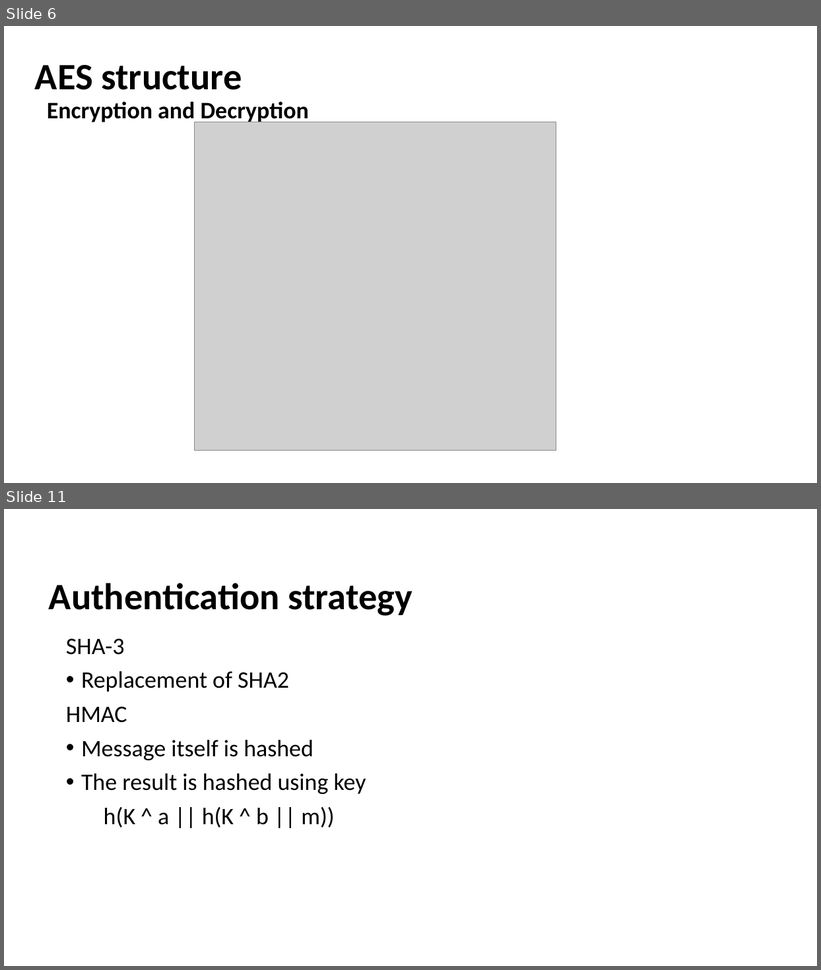
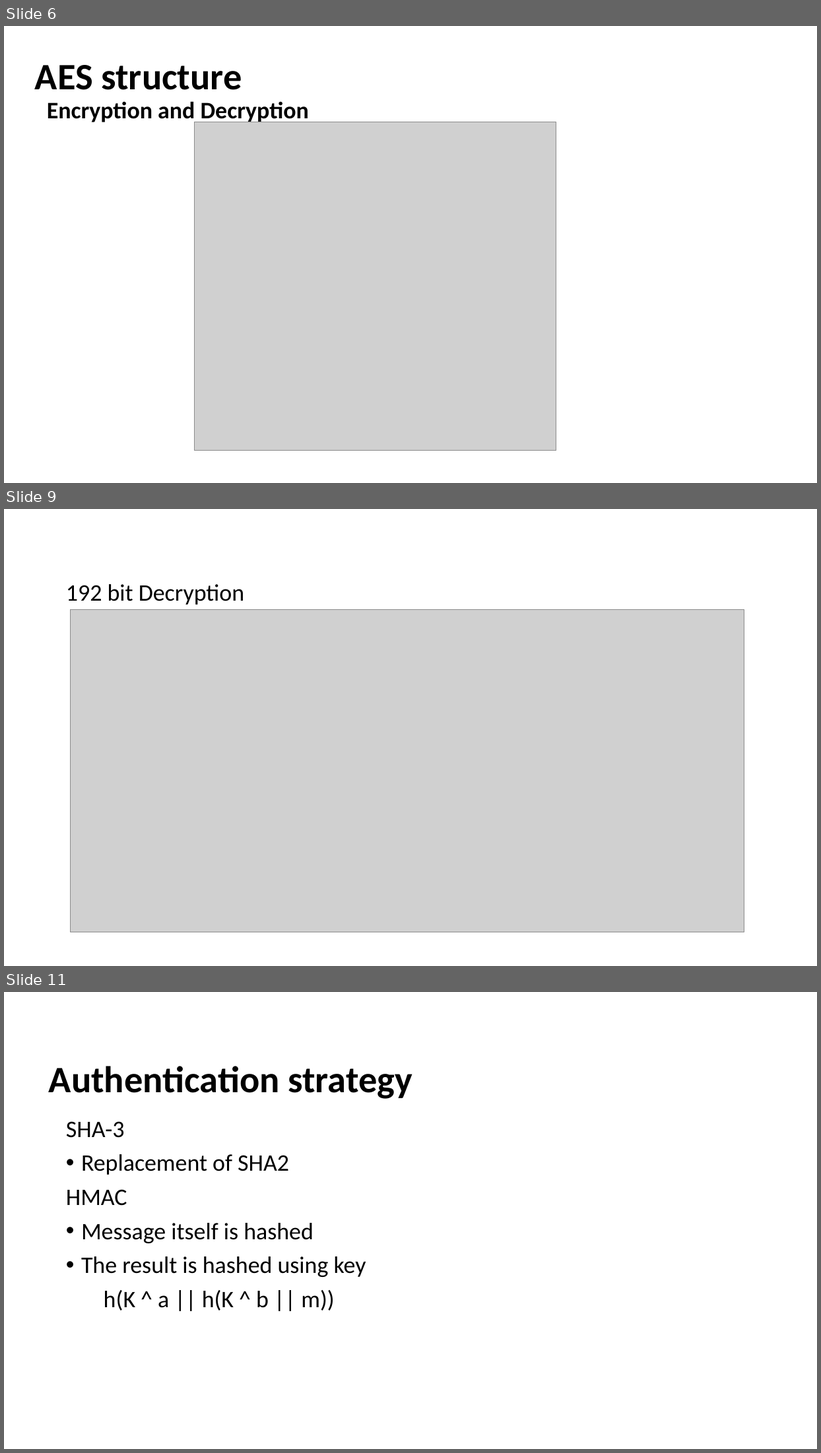
Before and after one commit to himajakethiri/securityalgorithm, a slide deck: Final Project/Advanced Encryption Standard(AES).pptx. Shown one above the other, each under a label of ours: slides 6 and 11 before the commit, slides 6, 9 and 11 after it; the slides between them are not shown. The pictures are 821x970 and 821x1453 pixels, drawn with LibreOffice and Linux fonts; fonts in the diff are those of the drawing; grey boxes stand for pictures. Boxes give left, top, right and bottom in pixels: in the first picture for what was removed or moved away, otherwise in the second. Text is boxed around its words. In the diff, an @@ line names an element or a change of style, - is before the commit and + after.

```diff
--- a/Final Project/Advanced Encryption Standard(AES).pptx
+++ b/Final Project/Advanced Encryption Standard(AES).pptx
@@ slide 9 added at [4, 509, 817, 966], background #FFFFFF @@
@@ text added at [66, 584, 245, 605], 28 pt, text #000000 @@
+192 bit Decryption
@@ picture added at [70, 609, 745, 932] @@
```
Also in this commit, not shown: 4 slides changed, 2 other slides added, 3 slides removed.
